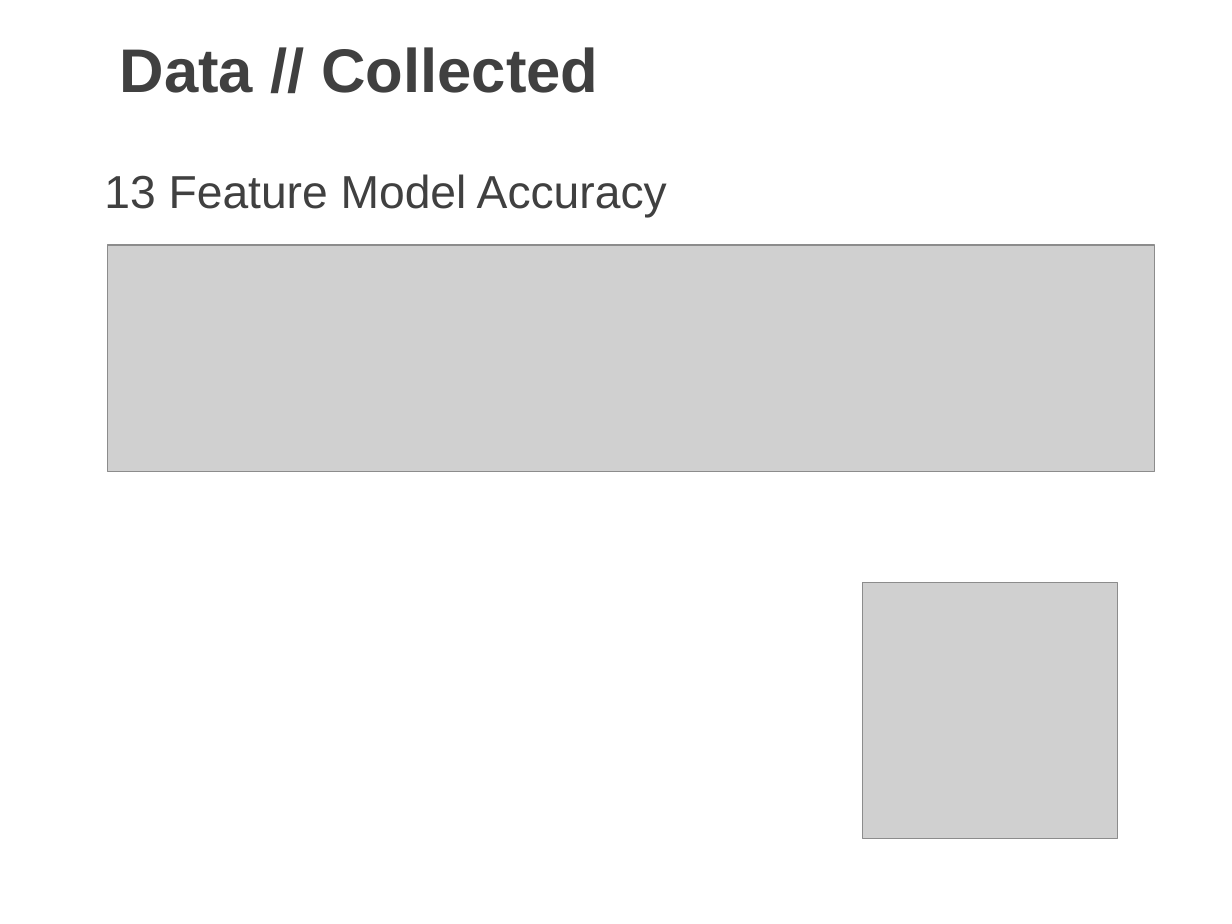
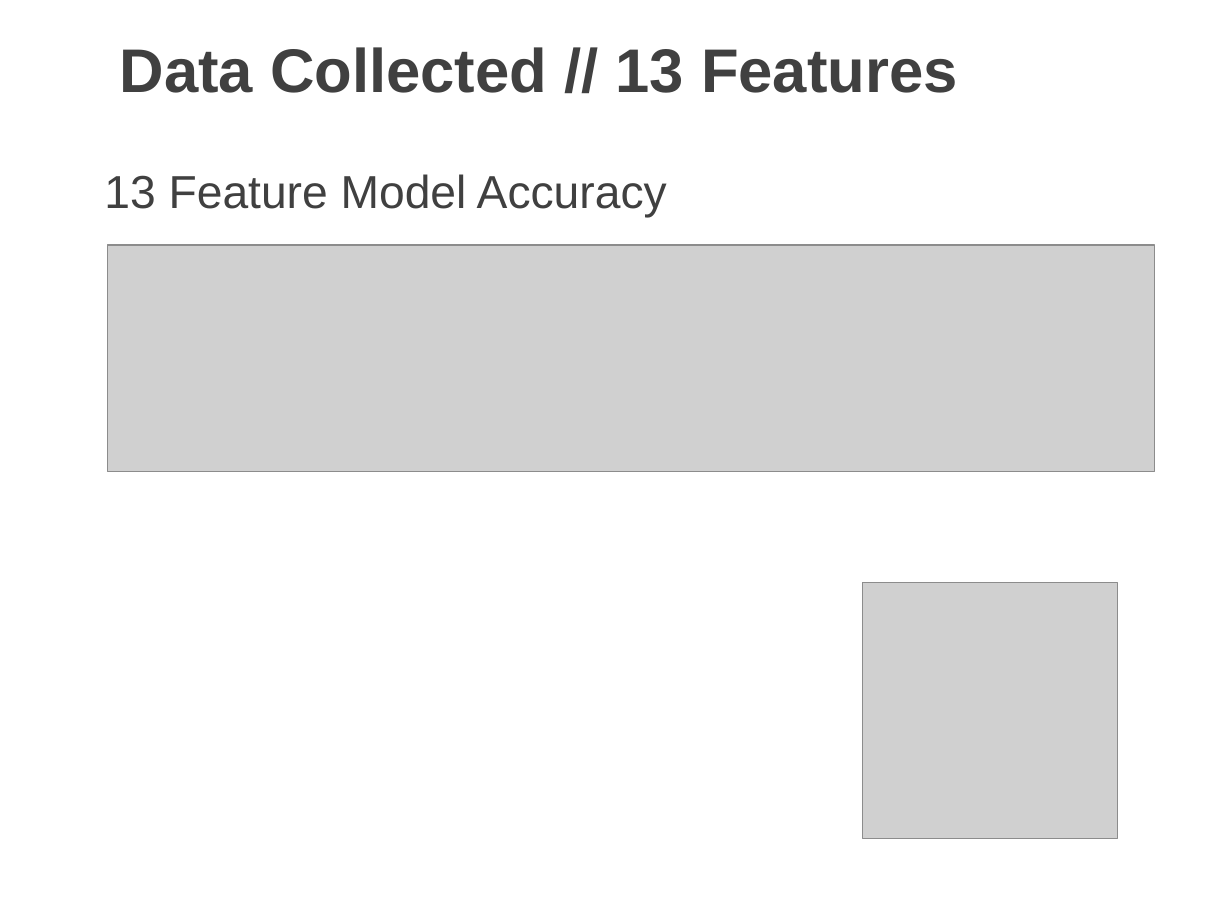
Before and after one commit to josh-dcosta/pjas-thyroid, a slide deck: slide 17 of presentation/Josh_DCosta_Thyroid_Cancer_Recurrence.pptx (slide 20 before the commit). Drawn at 1232x924 pixels with LibreOffice and Linux fonts; fonts in the diff are those of the drawing; grey boxes stand for pictures. Boxes give left, top, right and bottom in pixels: in the first picture for what was removed or moved away, otherwise in the second. Text is boxed around its words. In the diff, an @@ line names an element or a change of style, - is before the commit and + after.

```diff
--- a/presentation/Josh_DCosta_Thyroid_Cancer_Recurrence.pptx
+++ b/presentation/Josh_DCosta_Thyroid_Cancer_Recurrence.pptx
@@ text at box(120, 47, 958, 93): text changed @@
-Data // Collected
+Data Collected // 13 Features
```
Also in this commit, not shown: 10 other slides changed, 1 slide added, 2 slides removed.
